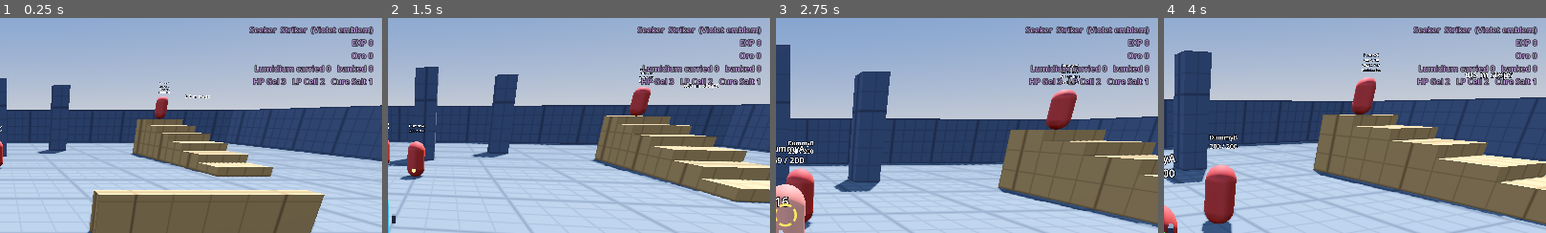
Above: before the commit, frames 1-4 (left to right).
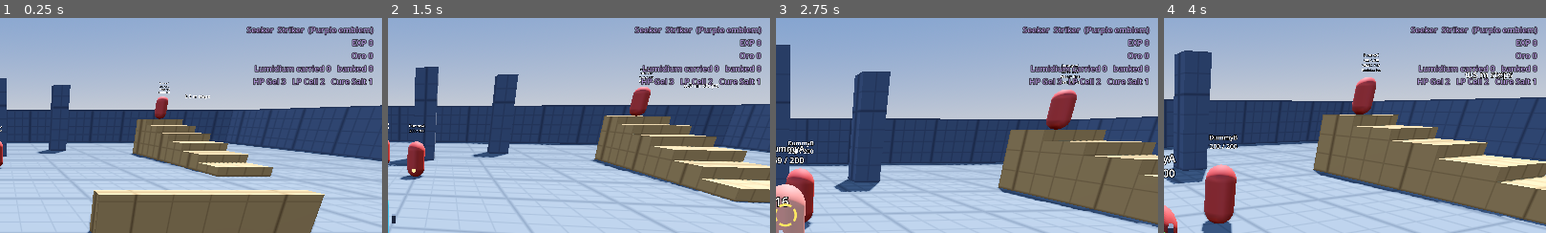
Above: after the commit, the same moments.

Repository: GLorenz90/Nomad-Seekers
Game: Godot game, scene res://scenes/main.tscn
The game is run twice, just before and just after one commit, with the same random seed, the same clock (stepped at 60 frames per second) and the same inputs.
Inputs (mouse positions are % of the whole screen's width and height, from its top left):
- Up to frame 1 (0.25 s): no input
- Up to frame 2 (1.5 s): tap Enter (ui_accept) at 0.5 s; move the mouse to (55, 50) at 0.52 s; hold F (block) 0.53-1.28 s; hold W (move_forward) from 0.53 s (still down); click (55, 50) at 0.67 s; tap Space (jump) at 0.77 s; move the mouse to (45, 50) at 1.27 s; tap Shift (dash) at 1.35 s
- Up to frame 3 (2.75 s): keep holding W (move_forward); tap Space (jump) at 1.52 s; move the mouse to (52, 48) at 2.02 s; click (52, 48) at 2.1 s
- Up to frame 4 (4 s): keep holding W (move_forward); move the mouse to (49, 52) at 2.77 s; right-click (49, 52) at 2.85 s; click (49, 52) at 2.92 s; tap Space (jump) at 3.02, 3.77 s; move the mouse to (57, 51) at 3.52 s; tap 1 (item_1) at 3.6 s
The pictures show only the part of the screen within x 50-100%, y 1-51%; the shares and areas given below are measured in that part.

The runs differ from the first frame. In frame 1, 0.7% of the frame differs, in the area x 64-98%, y 3-8%; in frame 2, 0.7%; in frame 3, 0.7%; in frame 4, 0.7%.

Commit message:
Emblems: 12 colors, job is part of the emblem and fixed at creation
- Crimson, Orange, Gold, Green, Teal, Cyan, Blue, Purple, Magenta, Pink,
  White, Black; emblem = name + race + gender + job (mod 12)
- 12 favored-family pools; the 7 rares now cover all 12 emblems
- Job is read-only in the Character tab; Levels tab has a debug switch
- Readable emblem text color (Black)

Co-Authored-By: Claude Opus 5.5 <noreply@anthropic.com>
Claude-Session: https://claude.ai/code/session_0158GMUbAThobuu7yWuNoptn

Diff:
--- a/data/weapons/rare/emberfang.tres
+++ b/data/weapons/rare/emberfang.tres
@@ -102,4 +102,4 @@
 normal_attacks = Array[ExtResource("1_jdie8")]([SubResource("Resource_mo1wv"), SubResource("Resource_meqid"), SubResource("Resource_8n67a")])
 hard_attacks = Array[ExtResource("1_jdie8")]([SubResource("Resource_5bxto"), SubResource("Resource_qvmkl"), SubResource("Resource_h0urs")])
 mesh_color = Color(0.82, 0.85, 0.9, 1)
-metadata/emblems = [0, 5]
+metadata/emblems = [0, 1]
--- a/data/weapons/rare/glacier_maw.tres
+++ b/data/weapons/rare/glacier_maw.tres
@@ -113,4 +113,4 @@
 hard_attacks = Array[ExtResource("1_l215j")]([SubResource("Resource_ye7gn"), SubResource("Resource_n76c2"), SubResource("Resource_74o0y")])
 mesh_size = Vector3(0.14, 0.1, 1.6)
 mesh_color = Color(0.7, 0.72, 0.78, 1)
-metadata/emblems = [1, 6]
+metadata/emblems = [5, 10]
--- a/data/weapons/rare/gravesong.tres
+++ b/data/weapons/rare/gravesong.tres
@@ -109,4 +109,4 @@
 hard_attacks = Array[ExtResource("1_oeo1a")]([SubResource("Resource_jj7hc"), SubResource("Resource_uuy21"), SubResource("Resource_w0eeo")])
 mesh_size = Vector3(0.06, 0.06, 0.5)
 mesh_color = Color(0.78, 0.8, 0.86, 1)
-metadata/emblems = [3, 8]
+metadata/emblems = [11, 7]
--- a/data/weapons/rare/kingmaker.tres
+++ b/data/weapons/rare/kingmaker.tres
@@ -104,4 +104,4 @@
 hard_attacks = Array[ExtResource("1_mvmj6")]([SubResource("Resource_oe2wb"), SubResource("Resource_ayvbo"), SubResource("Resource_2en3v")])
 mesh_size = Vector3(0.12, 0.3, 2)
 mesh_color = Color(0.78, 0.8, 0.86, 1)
-metadata/emblems = [2, 5, 8]
+metadata/emblems = [2, 7, 11]
--- a/data/weapons/rare/lifeleech_coil.tres
+++ b/data/weapons/rare/lifeleech_coil.tres
@@ -111,4 +111,4 @@
 hard_attacks = Array[ExtResource("1_jpw0q")]([SubResource("Resource_rltto"), SubResource("Resource_pluaf"), SubResource("Resource_mt4os")])
 mesh_size = Vector3(0.25, 0.25, 1.2)
 mesh_color = Color(0.45, 0.45, 0.5, 1)
-metadata/emblems = [4, 9]
+metadata/emblems = [3, 8]
--- a/data/weapons/rare/lumen_edge.tres
+++ b/data/weapons/rare/lumen_edge.tres
@@ -111,4 +111,4 @@
 hard_attacks = Array[ExtResource("1_kgxw3")]([SubResource("Resource_fmw72"), SubResource("Resource_2ycb6"), SubResource("Resource_8t58w")])
 mesh_size = Vector3(0.08, 0.08, 1.8)
 mesh_color = Color(0.6, 0.9, 1, 1)
-metadata/emblems = [0, 3, 6]
+metadata/emblems = [9, 4]
--- a/data/weapons/rare/stormcaller.tres
+++ b/data/weapons/rare/stormcaller.tres
@@ -136,4 +136,4 @@
 hard_attacks = Array[ExtResource("1_qrugb")]([SubResource("Resource_d05yb"), SubResource("Resource_livak"), SubResource("Resource_1265r")])
 mesh_size = Vector3(0.08, 0.14, 1.3)
 mesh_color = Color(0.25, 0.27, 0.32, 1)
-metadata/emblems = [2, 7]
+metadata/emblems = [6, 2]
--- a/scripts/items/character_data.gd
+++ b/scripts/items/character_data.gd
@@ -1,19 +1,22 @@
 class_name CharacterData
 extends Resource
-## The Seeker's identity (North Star §2.5, §3). Race, gender and name decide
-## the emblem, which decides the drop pool (North Star §7.2, PSO section IDs).
-## Placeholder until character creation exists; edit it in the loadout menu.
+## The Seeker's identity (North Star §2.5, §3). Name, race, gender and job
+## decide the emblem, which decides the drop pool (North Star §7.2, PSO section
+## IDs). The job is chosen at character creation and can't be changed later
+## (unlike PSU). Placeholder until character creation exists: edit it in the
+## menu's Character tab (job only through the Levels tab's debug tool).
 
 enum Race { HUMAN, GOLUMAN, LUMERA, CORESIAN }
 enum Gender { MALE, FEMALE }
 enum Job { STRIKER, RANGER, INVOKER }
 
-## Ten emblem colors (originals, not PSO's section ID names).
-const EMBLEMS := ["Crimson", "Amber", "Gold", "Verdant", "Teal",
-	"Azure", "Indigo", "Violet", "Rose", "Ivory"]
-const EMBLEM_COLORS := [Color(0.85, 0.2, 0.2), Color(1.0, 0.6, 0.15), Color(1.0, 0.85, 0.2),
-	Color(0.35, 0.8, 0.3), Color(0.2, 0.75, 0.7), Color(0.25, 0.55, 1.0), Color(0.35, 0.3, 0.85),
-	Color(0.65, 0.35, 0.9), Color(1.0, 0.5, 0.7), Color(0.95, 0.93, 0.85)]
+## Twelve emblem colors (Grayson's list).
+const EMBLEMS := ["Crimson", "Orange", "Gold", "Green", "Teal", "Cyan",
+	"Blue", "Purple", "Magenta", "Pink", "White", "Black"]
+const EMBLEM_COLORS := [Color(0.82, 0.12, 0.2), Color(1.0, 0.55, 0.1), Color(1.0, 0.82, 0.2),
+	Color(0.3, 0.78, 0.3), Color(0.1, 0.6, 0.6), Color(0.3, 0.9, 1.0),
+	Color(0.2, 0.4, 1.0), Color(0.55, 0.3, 0.9), Color(0.95, 0.2, 0.8), Color(1.0, 0.6, 0.78),
+	Color(0.96, 0.96, 0.96), Color(0.18, 0.18, 0.22)]
 const JOB_CODES := ["S", "R", "I"]
 
 @export var seeker_name := "Seeker"
@@ -23,9 +26,9 @@
 @export var experience := 0
 
 
-## PSO-style: the name's character codes plus race and gender, mod 10.
+## PSO-style: the name's character codes plus race, gender and job, mod 12.
 func emblem_index() -> int:
-	var total := int(race) * 3 + int(gender) * 7
+	var total := int(race) * 3 + int(gender) * 7 + int(job) * 5
 	for i in seeker_name.length():
 		total += seeker_name.unicode_at(i)
 	return total % EMBLEMS.size()
@@ -39,6 +42,12 @@
 	return EMBLEM_COLORS[emblem_index()]
 
 
+## Readable text color for the emblem (Black would vanish on dark menus).
+func emblem_text_color() -> Color:
+	var c := emblem_color()
+	return c.lightened(0.5) if c.get_luminance() > 0.25 else Color(0.62, 0.62, 0.7)
+
+
 func job_code() -> String:
 	return JOB_CODES[job]
 
--- a/scripts/items/loot.gd
+++ b/scripts/items/loot.gd
@@ -12,10 +12,18 @@
 
 ## Two favored weapon families per emblem (index = emblem).
 const FAVORED := [
-	[&"sword", &"great_sword"], [&"pistol", &"rifle"], [&"wand", &"staff"],
-	[&"dagger", &"thrown_daggers"], [&"spear", &"halberd"], [&"shotgun", &"hand_shotgun"],
-	[&"cane", &"talisman"], [&"axe", &"great_axe"], [&"boomerang", &"cards"],
-	[&"mace", &"maul"],
+	[&"sword", &"great_sword"],  # Crimson
+	[&"axe", &"great_axe"],  # Orange
+	[&"mace", &"maul"],  # Gold
+	[&"bow", &"crossbow"],  # Green
+	[&"spear", &"halberd"],  # Teal
+	[&"cane", &"talisman"],  # Cyan
+	[&"pistol", &"rifle"],  # Blue
+	[&"wand", &"staff"],  # Purple
+	[&"boomerang", &"cards"],  # Magenta
+	[&"dagger", &"thrown_daggers"],  # Pink
+	[&"shotgun", &"hand_shotgun"],  # White
+	[&"bladestaff", &"glove"],  # Black
 ]
 
 const DROP_CHANCE := 0.6
--- a/scripts/ui/hud.gd
+++ b/scripts/ui/hud.gd
@@ -110,7 +110,7 @@
 			c.seeker_name, c.job_name(), c.emblem_name(), c.experience, inv.oro,
 			player.carried_lumidium_total(), inv.lumidium_total(),
 			inv.count(&"hp_gel"), inv.count(&"lp_cell"), inv.count(&"cure_salt")]
-		_wallet.modulate = c.emblem_color().lightened(0.5)
+		_wallet.modulate = c.emblem_text_color()
 	_lt.modulate = Color(0.6, 0.85, 1.0) if combat.is_blocking() else Color.WHITE
 	if _panel.visible:
 		_debug.text = "%s\n%s\n%s\nFPS: %d" % [
--- a/scripts/ui/loadout_menu.gd
+++ b/scripts/ui/loadout_menu.gd
@@ -494,9 +494,12 @@
 	_race = _option(grid, "Race", CharacterData.Race.keys())
 	_gender = _option(grid, "Gender", CharacterData.Gender.keys())
 	_job = _option(grid, "Job", CharacterData.Job.keys())
+	# Chosen at character creation and fixed afterwards (debug: Levels tab).
+	_job.disabled = true
+	_job.focus_mode = Control.FOCUS_NONE
 	_character_info = _label("", 18)
 	box.add_child(_character_info)
-	box.add_child(_label("The emblem comes from name, race and gender (PSO section IDs). It picks the weapon\nfamilies and rares your drops favor. Jobs lock weapons: S = Striker, R = Ranger, I = Invoker.", 14))
+	box.add_child(_label("The emblem comes from name, race, gender and job (like PSO section IDs). It picks the weapon\nfamilies and rares your drops favor. The job is set at character creation and can't change\n(Levels tab has a debug switch). Jobs lock weapons: S = Striker, R = Ranger, I = Invoker.", 14))
 
 
 func _option(parent: Node, caption: String, names: Array) -> OptionButton:
@@ -528,13 +531,19 @@
 	c.seeker_name = _name_edit.text if _name_edit.text.strip_edges() != "" else "Seeker"
 	c.race = _race.selected as CharacterData.Race
 	c.gender = _gender.selected as CharacterData.Gender
-	var job_changed := c.job != _job.selected
-	c.job = _job.selected as CharacterData.Job
-	if job_changed:
-		combat.job_code = c.job_code()
-		_rebuild_picker()
-		_refresh()
 	_refresh_character()
+
+
+## Debug only (Levels tab): the job is otherwise fixed at creation.
+func _tool_cycle_job() -> void:
+	var seeker := _player()
+	var c := seeker.save.character
+	c.job = ((c.job + 1) % CharacterData.Job.size()) as CharacterData.Job
+	combat.job_code = c.job_code()
+	_job.select(c.job)
+	_rebuild_picker()
+	_refresh()
+	_level_message.text = "Job is now %s (emblem %s)." % [c.job_name(), c.emblem_name()]
 
 
 func _refresh_character() -> void:
@@ -549,7 +558,7 @@
 	_character_info.text = "Emblem: %s    EXP: %d\nFavored drops: %s, %s\nRares in this pool: %s" % [
 		c.emblem_name(), c.experience, String(favored[0]).capitalize(), String(favored[1]).capitalize(),
 		", ".join(rares) if not rares.is_empty() else "none"]
-	_character_info.modulate = c.emblem_color().lightened(0.4)
+	_character_info.modulate = c.emblem_text_color()
 
 
 # --- SyncAIDa tab (Part 6) -------------------------------------------------------
@@ -834,7 +843,8 @@
 	right.add_child(_label("Testing tools", 22))
 	for spec in [["Refill HP, LP and Sync gauge", _tool_refill], ["Clear statuses", _tool_cure],
 			["+1000 Oro", _tool_oro], ["+5 of each consumable", _tool_items],
-			["+10 of each Lumidium (banked)", _tool_lumidium], ["Respawn at start", _tool_respawn]]:
+			["+10 of each Lumidium (banked)", _tool_lumidium], ["Respawn at start", _tool_respawn],
+			["Change job (debug; fixed at creation)", _tool_cycle_job]]:
 		var b := Button.new()
 		b.text = spec[0]
 		b.alignment = HORIZONTAL_ALIGNMENT_LEFT
--- a/tests/loot_test.gd
+++ b/tests/loot_test.gd
@@ -63,7 +63,16 @@
 		for e in r.get_meta("emblems", []):
 			rare_emblems[e] = true
 	_check("7 rares, and every emblem pool has one (%d emblems)" % rare_emblems.size(),
-		Loot.rare_weapons().size() == 7 and rare_emblems.size() == 10)
+		Loot.rare_weapons().size() == 7 and rare_emblems.size() == CharacterData.EMBLEMS.size())
+	var who := CharacterData.new()
+	var emblems := []
+	for job in 3:
+		who.job = job as CharacterData.Job
+		emblems.append(who.emblem_name())
+	_check("12 emblems, and the job changes the emblem (Striker / Ranger / Invoker: %s)" % [emblems],
+		CharacterData.EMBLEMS.size() == 12 and Loot.FAVORED.size() == 12
+		and emblems[0] != emblems[1] and emblems[1] != emblems[2] and emblems[0] != emblems[2])
+	_check("the job can't be changed in the Character tab", (_main.loadout_menu as LoadoutMenu)._job.disabled)
 	var ember := _rare("Emberfang")
 	_check("Emberfang: rare, Burning (Heat tier 4), Fire, +30%% base",
 		ember != null and ember.rare and ember.tag.line_name == "Heat" and ember.tag_tier == 3
--- a/tools/build_starter_weapons.gd
+++ b/tools/build_starter_weapons.gd
@@ -795,13 +795,13 @@
 
 func _rares() -> Array[WeaponData]:
 	var specs := [
-		["Emberfang", "sword", "Heat", 3, EnemyData.EnemyType.BEAST, 0.2, [0, 5]],
-		["Glacier Maw", "great_sword", "Ice", 3, EnemyData.EnemyType.ALCHEMIC, 0.2, [1, 6]],
-		["Stormcaller", "rifle", "Shock", 3, EnemyData.EnemyType.SYNTHETIC, 0.25, [2, 7]],
-		["Gravesong", "dagger", "Dim", 3, EnemyData.EnemyType.LIGHT, 0.2, [3, 8]],
-		["Lifeleech Coil", "flail", "Draw", 3, EnemyData.EnemyType.MUTATED, 0.2, [4, 9]],
-		["Lumen Edge", "bladestaff", "Panic", 3, EnemyData.EnemyType.DARK, 0.25, [0, 3, 6]],
-		["Kingmaker", "halberd", "Master's", 2, EnemyData.EnemyType.BEAST, 0.15, [2, 5, 8]],
+		["Emberfang", "sword", "Heat", 3, EnemyData.EnemyType.BEAST, 0.2, [0, 1]],
+		["Glacier Maw", "great_sword", "Ice", 3, EnemyData.EnemyType.ALCHEMIC, 0.2, [5, 10]],
+		["Stormcaller", "rifle", "Shock", 3, EnemyData.EnemyType.SYNTHETIC, 0.25, [6, 2]],
+		["Gravesong", "dagger", "Dim", 3, EnemyData.EnemyType.LIGHT, 0.2, [11, 7]],
+		["Lifeleech Coil", "flail", "Draw", 3, EnemyData.EnemyType.MUTATED, 0.2, [3, 8]],
+		["Lumen Edge", "bladestaff", "Panic", 3, EnemyData.EnemyType.DARK, 0.25, [9, 4]],
+		["Kingmaker", "halberd", "Master's", 2, EnemyData.EnemyType.BEAST, 0.15, [2, 7, 11]],
 	]
 	var lines := {}
 	for line in SpecialTag.all_lines():
